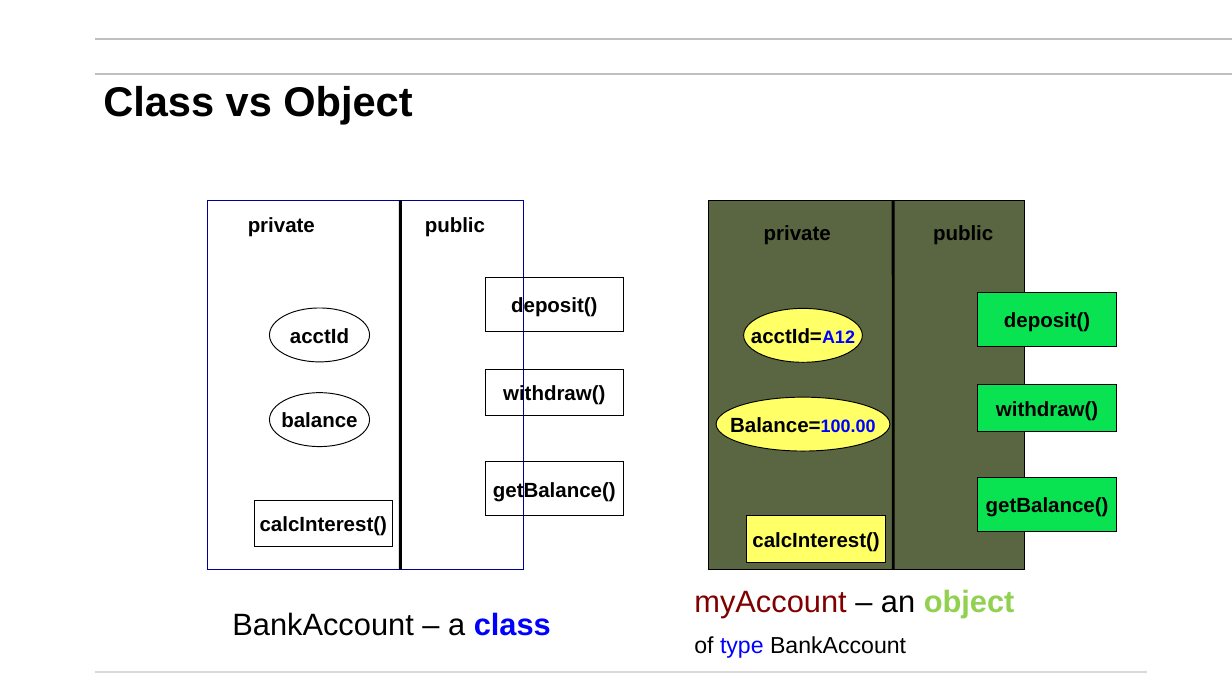
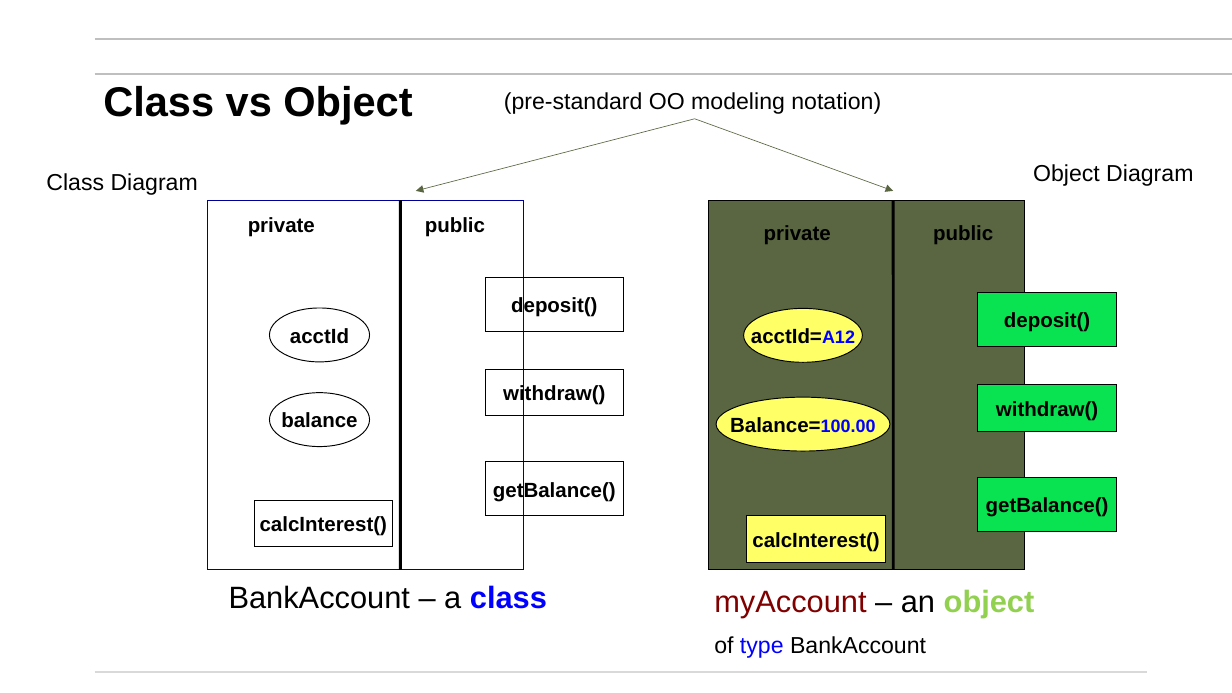
Before and after one commit to mikegrace2/CSEN160-Fall2026-Course-Website, a slide deck: slide 31 of lectures/Week02_ObjectOriented/1_ObjectOriented_V4.pptx (slide 32 before the commit). Drawn at 1232x693 pixels with LibreOffice and Linux fonts; fonts in the diff are those of the drawing; background and template pictures are left out. Boxes give left, top, right and bottom in pixels: in the first picture for what was removed or moved away, otherwise in the second. Text is boxed around its words. In the diff, an @@ line names an element or a change of style, - is before the commit and + after.

```diff
--- a/lectures/Week02_ObjectOriented/1_ObjectOriented_V4.pptx
+++ b/lectures/Week02_ObjectOriented/1_ObjectOriented_V4.pptx
@@ arrow added from (695, 119) to (416, 191), #596641 0.5 pt @@
@@ text added at bbox=[504, 92, 881, 114], 18 pt, text #000000 @@
+(pre-standard OO modeling notation)
@@ arrow added from (695, 119) to (894, 191), #596641 0.5 pt @@
@@ text added at bbox=[46, 173, 198, 195], 18 pt, text #000000 @@
+Class Diagram
@@ text added at bbox=[1033, 164, 1193, 186], 18 pt, text #000000 @@
+Object Diagram
@@ text "BankAccount – a class": place and size @@
-text "BankAccount – a class" at bbox=[232, 612, 551, 636]
+text "BankAccount – a class" at bbox=[229, 585, 547, 609]
@@ text "myAccount – an object": place and size @@
-text "myAccount – an object" at bbox=[694, 589, 1015, 658]
+text "myAccount – an object" at bbox=[714, 589, 1035, 658]
```
Also in this commit, not shown: 9 other slides changed, 1 other file.
